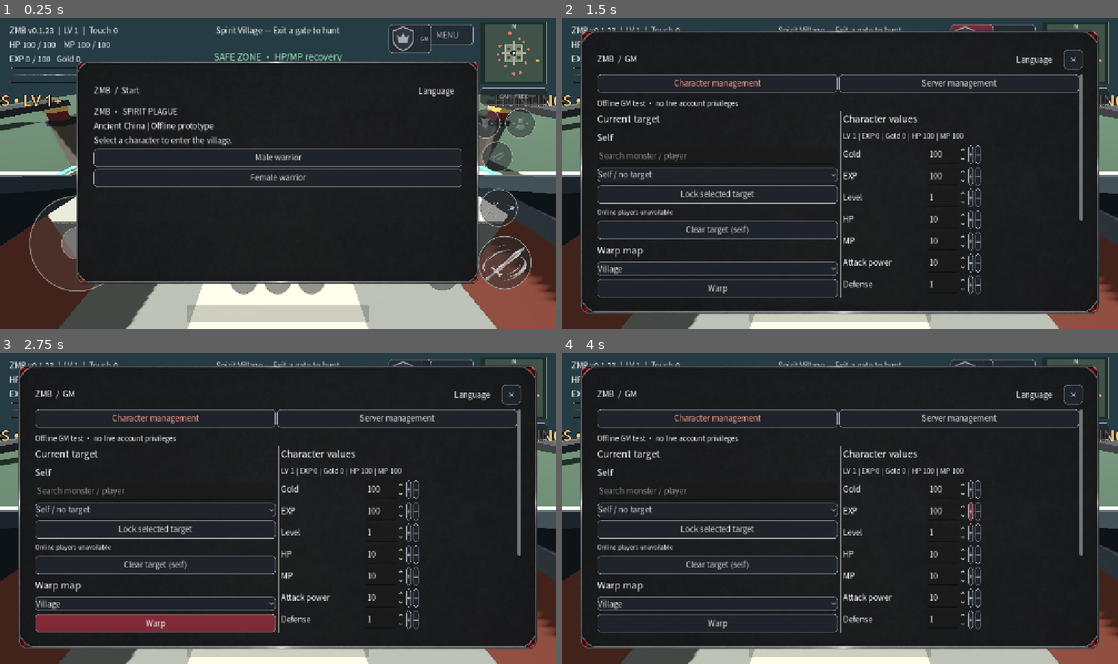
Above: before the commit, frames 1-4 (two rows, left to right).
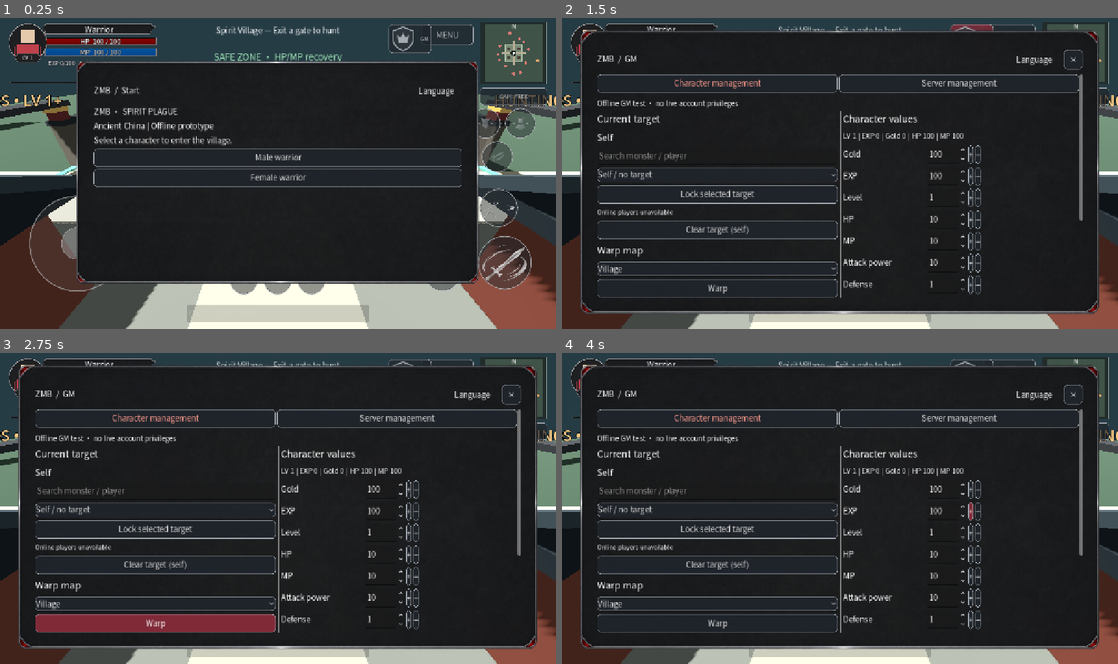
Above: after the commit, the same moments.

Repository: redfullmoon209-debug/ZMB
Game: Godot game, scene res://main.tscn
The game is run twice, just before and just after one commit, with the same random seed, the same clock (stepped at 60 frames per second) and the same inputs.
Inputs:
- Up to frame 1 (0.25 s): no input
- Up to frame 2 (1.5 s): click "RUN" at 0.5 s; click "GM" at 1.25 s
- Up to frame 3 (2.75 s): click "Warp" at 2 s
- Up to frame 4 (4 s): click "+" at 2.75 s; click "+" at 3.5 s

The runs differ from the first frame. In frame 1, 2.6% of the frame differs, in the area x 1-29%, y 1-19%; in frame 2, 0.7%; in frame 3, 0.7%; in frame 4, 0.7%.

Commit message:
ZMB v0.1.24: integrate separate player status HUD artwork and live HP/MP

Diff:
--- a/hud.gd
+++ b/hud.gd
@@ -2,6 +2,16 @@
 var game: Node3D
 var root: Control
 var stats: Label
+var player_status: Control
+var status_name: Label
+var status_level: Label
+var status_hp: Label
+var status_mp: Label
+var status_fill_clips: Array[Control] = []
+var status_portrait: Node3D
+var status_portrait_view: SubViewport
+var status_portrait_male := true
+const PLAYER_HUD = "res://assets/player_hud/"
 var target_label: Label
 var zone_label: Label
 var camera_mode_button: Button
@@ -119,6 +129,12 @@
 				if config.has_section_key(section,key): config.erase_section_key(section,key)
 		config.set_value("ui","hud_layout",3)
 		config.save("user://zmb.cfg")
+	if int(config.get_value("ui","hud_layout",0))<4:
+		for key in ["STATUS","METER 0","METER 1"]:
+			for section in ["position","size","scale","opacity"]:
+				if config.has_section_key(section,key): config.erase_section_key(section,key)
+		config.set_value("ui","hud_layout",4)
+		config.save("user://zmb.cfg")
 	lang=int(config.get_value("ui","lang",1))
 	root=Control.new()
 	add_child(root)
@@ -144,9 +160,9 @@
 	ui_font.fallbacks = [preload("res://assets/fonts/ZMB-Chinese.otf"),ThemeDB.fallback_font]
 	theme.default_font=ui_font
 	root.theme=theme
-	stats=label("",Vector2(22,18),Vector2(320,100))
+	build_player_status()
 	# Decorative meters do not participate in touch routing.
-	for i in range(3):
+	for i in [2]:
 		var meter := TextureProgressBar.new()
 		meter.mouse_filter=Control.MOUSE_FILTER_IGNORE
 		meter.position=Vector2(22,110+i*17)
@@ -229,7 +245,7 @@
 	chat.text_submitted.connect(func(_s): chat.clear(); chat.release_focus())
 	root.add_child(chat)
 	for b in buttons: editable_hud[b.get_meta("hud_key")]=b
-	editable_hud["STATUS"]=stats
+	editable_hud["STATUS"]=player_status
 	editable_hud["TARGET"]=target_label
 	editable_hud["ZONE"]=zone_label
 	editable_hud["CHAT"]=chat
@@ -238,7 +254,7 @@
 	quest_tracker.mouse_filter=Control.MOUSE_FILTER_IGNORE
 	quest_tracker.add_theme_font_size_override("font_size",16)
 	editable_hud["QUEST TRACKER"]=quest_tracker
-	for i in range(meter_fills.size()): editable_hud["METER %d"%i]=meter_fills[i]
+	editable_hud["METER 2"]=meter_fills[0]
 	for key in editable_hud:
 		var c: Control=editable_hud[key]
 		if not hud_defaults.has(key):
@@ -261,6 +277,98 @@
 	l.size=s
 	root.add_child(l)
 	return l
+
+func status_art(parent: Control, file: String, pos: Vector2, dimensions: Vector2) -> TextureRect:
+	var art := TextureRect.new()
+	art.texture=load(PLAYER_HUD+file)
+	art.expand_mode=TextureRect.EXPAND_IGNORE_SIZE
+	art.stretch_mode=TextureRect.STRETCH_SCALE
+	art.mouse_filter=Control.MOUSE_FILTER_IGNORE
+	parent.add_child(art)
+	art.position=pos
+	art.size=dimensions
+	return art
+
+func status_text(parent: Control, pos: Vector2, dimensions: Vector2, font_size: int) -> Label:
+	var l := Label.new()
+	l.mouse_filter=Control.MOUSE_FILTER_IGNORE
+	l.horizontal_alignment=HORIZONTAL_ALIGNMENT_CENTER
+	l.vertical_alignment=VERTICAL_ALIGNMENT_CENTER
+	l.add_theme_font_size_override("font_size",font_size)
+	l.add_theme_color_override("font_outline_color",Color("111318"))
+	l.add_theme_constant_override("outline_size",4)
+	parent.add_child(l)
+	l.position=pos
+	l.size=dimensions
+	return l
+
+func build_player_status():
+	player_status=Control.new()
+	player_status.mouse_filter=Control.MOUSE_FILTER_IGNORE
+	root.add_child(player_status)
+	player_status.position=Vector2(18,14)
+	player_status.size=Vector2(344,108)
+	status_art(player_status,"02_nameplate.png",Vector2(77,0),Vector2(267,29))
+	status_name=status_text(player_status,Vector2(94,0),Vector2(232,29),19)
+	for i in range(2):
+		var p := Vector2(83,31+i*25)
+		status_art(player_status,"04_bar_track.png",p,Vector2(261,24))
+		var clip := Control.new()
+		clip.mouse_filter=Control.MOUSE_FILTER_IGNORE
+		clip.clip_contents=true
+		player_status.add_child(clip)
+		clip.position=p+Vector2(4,4)
+		clip.size=Vector2(253,16)
+		status_art(clip,["05_hp_fill.png","06_mp_fill.png"][i],Vector2.ZERO,Vector2(253,16))
+		status_fill_clips.append(clip)
+		var l := status_text(player_status,p,Vector2(261,24),15)
+		if i==0: status_hp=l
+		else: status_mp=l
+	status_art(player_status,"01_portrait_frame.png",Vector2.ZERO,Vector2(92,92))
+	var portrait := TextureRect.new()
+	portrait.mouse_filter=Control.MOUSE_FILTER_IGNORE
+	portrait.expand_mode=TextureRect.EXPAND_IGNORE_SIZE
+	portrait.position=Vector2(15,10)
+	portrait.size=Vector2(62,68)
+	player_status.add_child(portrait)
+	status_portrait_view=SubViewport.new()
+	status_portrait_view.size=Vector2i(124,136)
+	status_portrait_view.own_world_3d=true
+	status_portrait_view.transparent_bg=true
+	status_portrait_view.render_target_update_mode=SubViewport.UPDATE_ONCE
+	portrait.add_child(status_portrait_view)
+	portrait.texture=status_portrait_view.get_texture()
+	status_portrait=game.player_visual.duplicate()
+	status_portrait.position=Vector3.ZERO
+	status_portrait.rotation=Vector3(0,PI,0)
+	status_portrait_view.add_child(status_portrait)
+	var cam := Camera3D.new()
+	cam.projection=Camera3D.PROJECTION_ORTHOGONAL
+	cam.size=0.88
+	cam.position=Vector3(0,1.51,4)
+	status_portrait_view.add_child(cam)
+	cam.current=true
+	var light := DirectionalLight3D.new()
+	light.rotation_degrees=Vector3(-25,20,0)
+	light.light_energy=1.6
+	status_portrait_view.add_child(light)
+	status_art(player_status,"03_level_badge.png",Vector2(15,69),Vector2(62,24))
+	status_level=status_text(player_status,Vector2(15,69),Vector2(62,24),13)
+	stats=status_text(player_status,Vector2(93,82),Vector2(250,22),13)
+	stats.horizontal_alignment=HORIZONTAL_ALIGNMENT_LEFT
+
+func refresh_player_status():
+	status_name.text=localized("นักรบ","Warrior","战士")
+	status_level.text="LV %d"%game.level
+	status_hp.text="HP  %d / 100"%game.hp
+	status_mp.text="MP  %d / 100"%game.mp
+	status_fill_clips[0].size.x=253.0*clampf(game.hp/100.0,0,1)
+	status_fill_clips[1].size.x=253.0*clampf(game.mp/100.0,0,1)
+	stats.text="EXP %d/100   Gold %d   v0.1.24"%[game.xp,game.coins]
+	if status_portrait_male!=game.male:
+		status_portrait_male=game.male
+		status_portrait.scale=game.player_visual.scale
+		status_portrait_view.render_target_update_mode=SubViewport.UPDATE_ONCE
 
 func make_button(t:String,p:Vector2,s:Vector2,action:Callable) -> Button:
 	var b := Button.new()
@@ -494,11 +602,8 @@
 			quest_tracker.text=QUEST_PAGE.title(self,tracked_quest)+"\n%d / %d"%[mini(game.quest_progress(tracked_quest),game.quest_goal(tracked_quest)),game.quest_goal(tracked_quest)]
 	joystick_knob.position=(joystick.size-joystick_knob.size)*0.5+game.stick*(joystick.size.x-joystick_knob.size.x)*0.5
 	if selected_page=="Character": refresh_character_details()
-	if meter_fills.size()==3:
-		meter_fills[0].value=game.hp
-		meter_fills[1].value=game.mp
-		meter_fills[2].value=game.xp
-	stats.text="ZMB v0.1.23  |  LV %d  |  Touch %d\nHP %d / 100    MP %d / 100\nEXP %d / 100   Gold %d"%[game.level,captured_touches.size(),game.hp,game.mp,game.xp,game.coins]
+	if meter_fills.size()==1: meter_fills[0].value=game.xp
+	refresh_player_status()
 	camera_mode_button.text=(["กล้อง: ตามหลัง","CAM: FOLLOW","镜头：跟随"][lang] if game.camera_follow else ["กล้อง: อิสระ","CAM: FREE","镜头：自由"][lang])
 	var safe: bool = game.in_safe_zone()
 	zone_label.text=(["เขตปลอดภัย • ฟื้นฟู HP/MP","SAFE ZONE • HP/MP recovery","安全区 • 恢复生命与法力"][lang] if safe else ["เขตล่ามอนสเตอร์ • LV 1+","HUNTING ZONE • LV 1+","狩猎区 • LV 1+"][lang])
@@ -518,7 +623,7 @@
 		if is_instance_valid(close_button): controls["CLOSE"] = _web_rect(close_button)
 		var menu_rects := {}
 		for key in menu_items: menu_rects[key]=_web_rect(menu_items[key])
-		var d := {"version":"0.1.23","ready":true,"started":game.started,"s …(627 unchanged characters)…
+		var d := {"version":"0.1.24","ready":true,"started":game.started,"s …(627 unchanged characters)…
 		var payload := JSON.stringify(d)
 		if browser_window != null:
 			browser_window.zmbDiagnosticsJSON = payload
--- /dev/null
+++ b/player_hud_test.gd
@@ -0,0 +1,29 @@
+extends SceneTree
+
+func _initialize():
+	call_deferred("run")
+
+func run():
+	var world := (load("res://main.tscn") as PackedScene).instantiate()
+	root.add_child(world)
+	await process_frame
+	world.begin(true)
+	world.ui.close_page()
+	var hud=world.ui
+	world.hp=50
+	world.mp=25
+	world.level=8
+	hud.refresh_player_status()
+	assert(hud.status_level.text=="LV 8")
+	assert(hud.status_hp.text=="HP  50 / 100")
+	assert(hud.status_mp.text=="MP  25 / 100")
+	assert(is_equal_approx(hud.status_fill_clips[0].size.x,126.5))
+	assert(is_equal_approx(hud.status_fill_clips[1].size.x,63.25))
+	world.hp=0
+	hud.refresh_player_status()
+	assert(hud.status_fill_clips[0].size.x==0)
+	assert(hud.editable_hud["STATUS"]==hud.player_status)
+	assert(hud.player_status.mouse_filter==Control.MOUSE_FILTER_IGNORE)
+	assert(Rect2(Vector2.ZERO,Vector2(1280,720)).encloses(hud.player_status.get_global_rect()))
+	print("PASS: separate HP/MP fills, live labels and editable status group")
+	quit()
Binary file added: assets/player_hud/01_portrait_frame.png
Binary file added: assets/player_hud/02_nameplate.png
Binary file added: assets/player_hud/03_level_badge.png
Binary file added: assets/player_hud/04_bar_track.png
Binary file added: assets/player_hud/05_hp_fill.png
Binary file added: assets/player_hud/06_mp_fill.png
